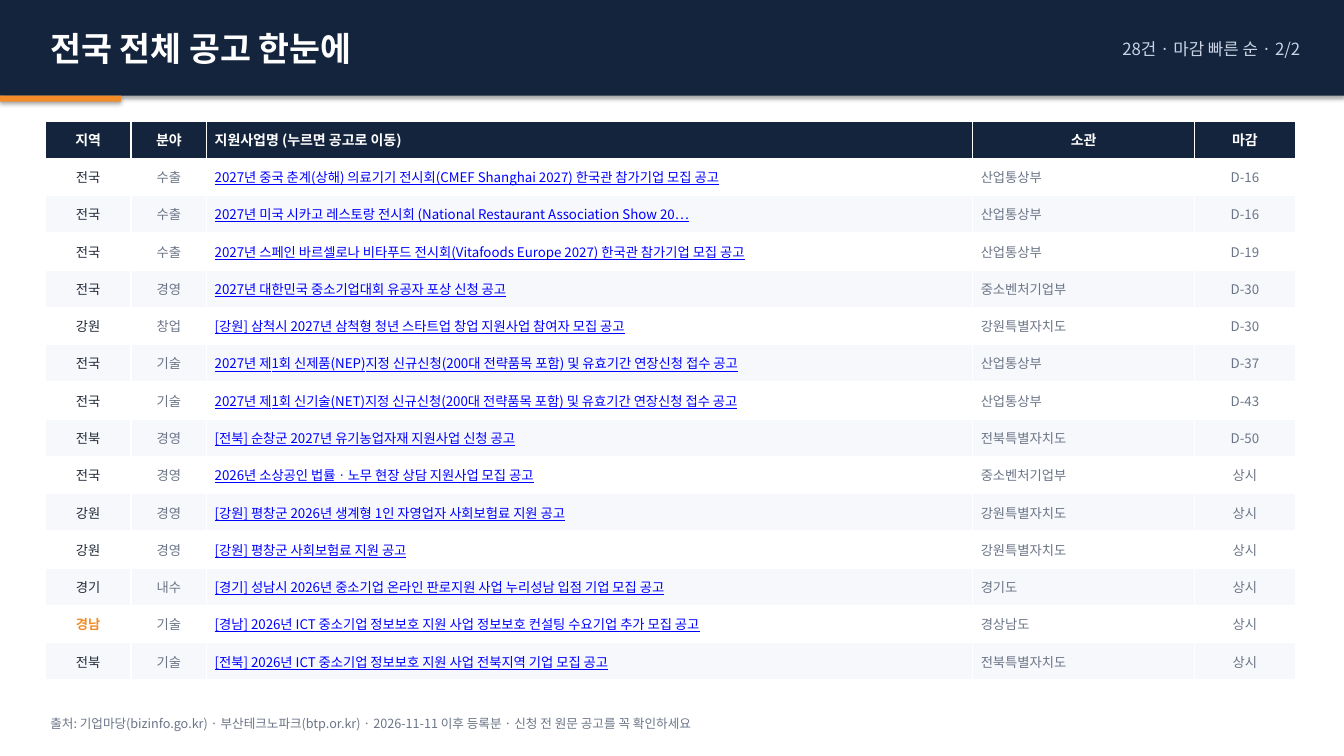
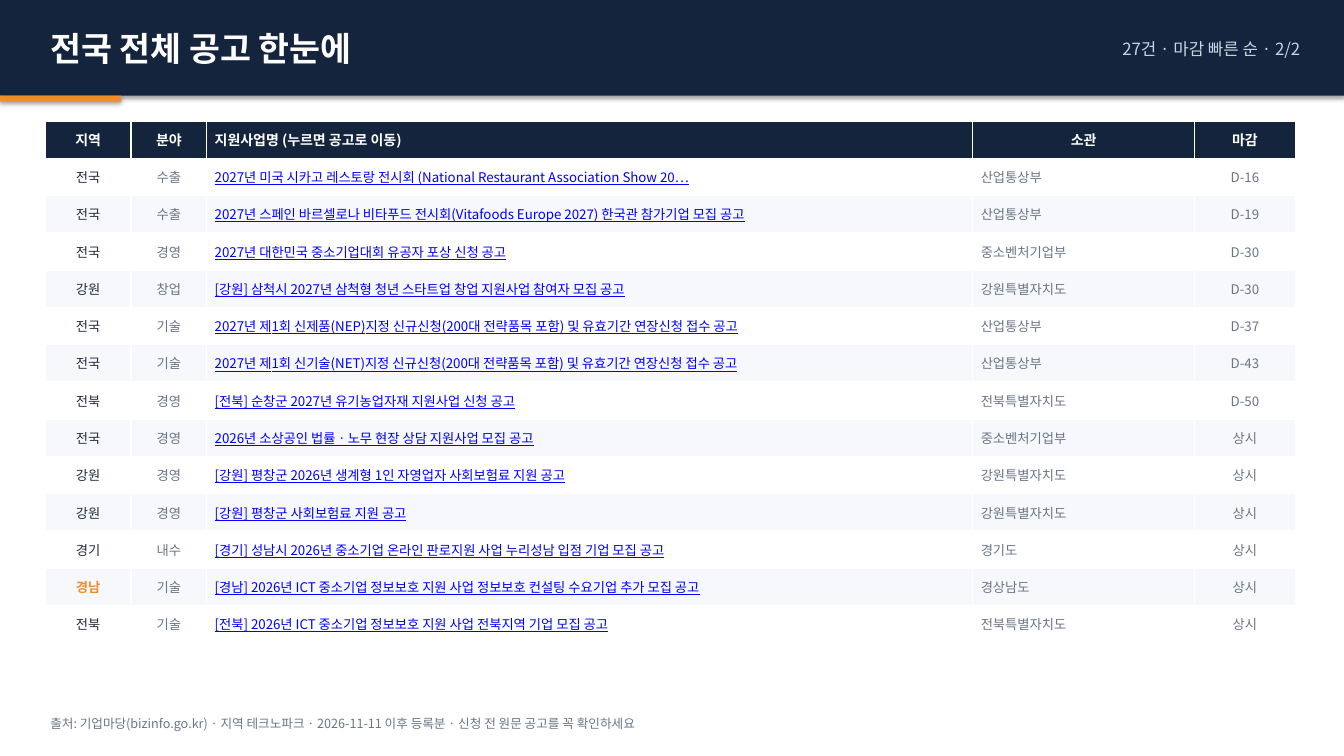
Before and after one commit to juddmank/helprnd.com, a slide deck: slide 22 of site/briefings/2026-11-11_지원사업공고.pptx (slide 19 before the commit). Drawn at 1344x756 pixels with LibreOffice and Linux fonts; fonts in the diff are those of the drawing. Boxes give left, top, right and bottom in pixels: in the first picture for what was removed or moved away, otherwise in the second. Text is boxed around its words. In the diff, an @@ line names an element or a change of style, - is before the commit and + after.

```diff
--- a/site/briefings/2026-11-11_지원사업공고.pptx
+++ b/site/briefings/2026-11-11_지원사업공고.pptx
@@ text at (x1=1122, y1=41, x2=1300, y2=58): text changed @@
-28건 · 마감 빠른 순 · 2/2
+27건 · 마감 빠른 순 · 2/2
@@ table at (x1=45, y1=121, x2=1296, y2=643) @@
-row 2: 전국 | 수출 | 2027년 중국 춘계(상해) 의료기기 전시회(CMEF Shanghai 2027) 한국관 참가기업 모집 공고 | 산업통상부 | D-16
@@ text at (x1=50, y1=717, x2=635, y2=731): text changed @@
-출처: 기업마당(bizinfo.go.kr) · 부산테크노파크(btp.or.kr) · 2026-11-11 이후 등록분 · 신청 전 원문 공고를 꼭 확인하세요
+출처: 기업마당(bizinfo.go.kr) · 지역 테크노파크 · 2026-11-11 이후 등록분 · 신청 전 원문 공고를 꼭 확인하세요
```
Also in this commit, not shown: 18 other slides changed, 3 slides added, 6 other files.
